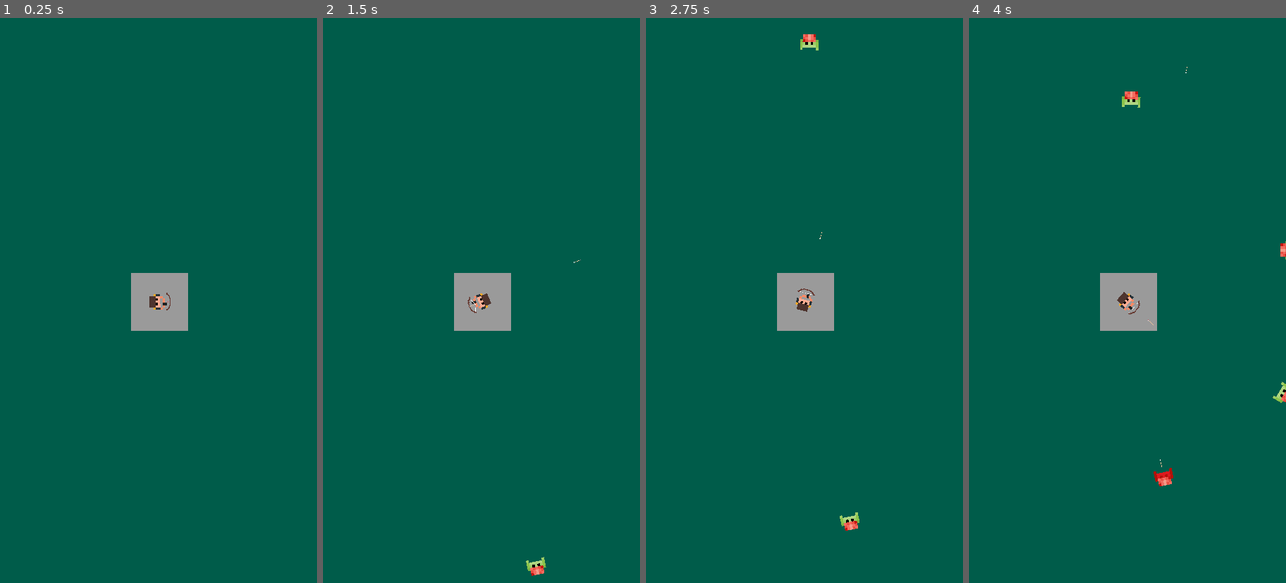
Above: before the commit, frames 1-4 (left to right).
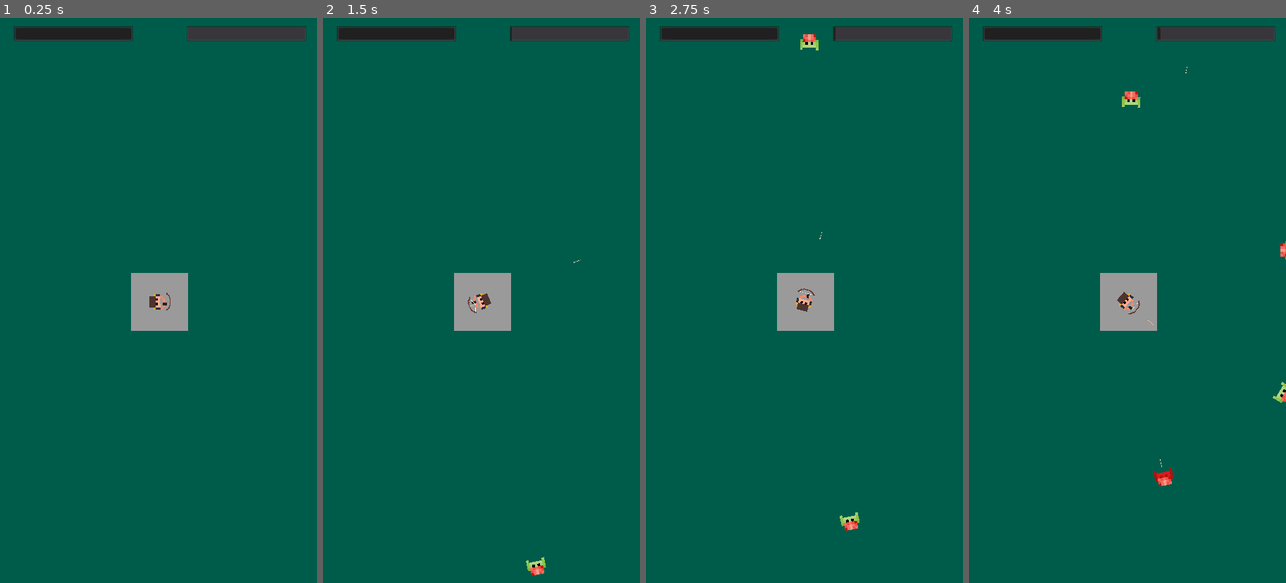
Above: after the commit, the same moments.

Repository: Boyquotes/medieval-zombie-shooter
Game: Godot game, scene res://src/Game.tscn
Two runs of this game, one before a commit and one after it. Both use one fixed random seed, a clock stepped at 60 frames per second and the inputs below.
Inputs (mouse positions are in pixels of both pictures, inside the frame that each line leads up to):
- Up to frame 1 (0.25 s): no input
- Up to frame 2 (1.5 s): tap Enter at 0.5 s; move the mouse to (551, 272) at 0.52 s; click (551, 272) at 0.67 s; drag from (418, 328) to (551, 272) at 1.27 s
- Up to frame 3 (2.75 s): move the mouse to (836, 176) at 2.02 s; click (836, 176) at 2.17 s
- Up to frame 4 (4 s): drag from (1111, 413) to (1171, 520) at 2.77 s; move the mouse to (1222, 385) at 3.52 s; click (1222, 385) at 3.67 s

The runs differ from the first frame. In frame 1, 2.0% of the frame differs, in the area x 4-97%, y 1-5%; in frame 2, 2.0%; in frame 3, 2.0%; in frame 4, 2.0%.

Commit message:
add life and wave bar

Diff:
--- a/game/src/Game.gd
+++ b/game/src/Game.gd
@@ -1,15 +1,20 @@
 extends Node2D
 
 const ZOMBIE = preload("res://src/actors/zombies/Zombie.tscn")
-
 # defines how far away the zombie can spawn outside of the screen
 const SCREEN_MARGIN = 50
+
+onready var life_bar = $LifeBar
+onready var wave_bar = $WaveProgressBar
+
+var damage = 0
 
 func _ready() -> void:
 	randomize()
 
 func _on_Timer_timeout() -> void:
 	_spawn_zombie()
+	life_bar.value -= damage
 
 
 func _spawn_zombie() -> void:
@@ -27,3 +32,14 @@
 			zombie.position = Vector2(rand_range( Global.SCREEN_WIDTH, Global.SCREEN_WIDTH + SCREEN_MARGIN),rand_range(0  , Global.SCREEN_HEIGHT ))
 
 	add_child(zombie)
+
+	wave_bar.value += 1
+
+
+
+func _on_Castle_zombie_died():
+	damage -= 1
+
+
+func _on_Castle_zombie_entered():
+	damage += 1
--- a/game/src/Game.tscn
+++ b/game/src/Game.tscn
@@ -23,4 +23,23 @@
 [node name="Timer" type="Timer" parent="."]
 autostart = true
 
+[node name="LifeBar" type="ProgressBar" parent="."]
+margin_left = 31.0
+margin_top = 18.0
+margin_right = 303.0
+margin_bottom = 53.0
+step = 1.0
+value = 100.0
+percent_visible = false
+
+[node name="WaveProgressBar" type="ProgressBar" parent="."]
+margin_left = 424.0
+margin_top = 18.0
+margin_right = 696.0
+margin_bottom = 53.0
+step = 1.0
+percent_visible = false
+
+[connection signal="zombie_died" from="Castle" to="." method="_on_Castle_zombie_died"]
+[connection signal="zombie_entered" from="Castle" to="." method="_on_Castle_zombie_entered"]
 [connection signal="timeout" from="Timer" to="." method="_on_Timer_timeout"]
--- a/game/src/actors/armory/ammunition/arrow/Arrow.gd
+++ b/game/src/actors/armory/ammunition/arrow/Arrow.gd
@@ -5,7 +5,6 @@
 var target
 
 func shoot(target:Vector2, power:float) -> void:
-	print(power)
 	var direction = -(global_position - target).normalized()
 	apply_central_impulse(Vector2(direction.x, direction.y) * SPEED * power)
 
--- /dev/null
+++ b/game/src/actors/castle/Castle.gd
@@ -0,0 +1,11 @@
+extends Node2D
+
+signal zombie_entered
+signal zombie_died
+
+func _on_ZombieDetector_body_entered(body):
+	emit_signal("zombie_entered")
+
+
+func _on_ZombieDetector_body_exited(body):
+	emit_signal("zombie_died")
--- a/game/src/actors/castle/Castle.tscn
+++ b/game/src/actors/castle/Castle.tscn
@@ -1,4 +1,6 @@
-[gd_scene load_steps=3 format=2]
+[gd_scene load_steps=4 format=2]
+
+[ext_resource path="res://src/actors/castle/Castle.gd" type="Script" id=1]
 
 [sub_resource type="CircleShape2D" id=1]
 radius = 149.459
@@ -7,8 +9,11 @@
 extents = Vector2( 64.5, 66 )
 
 [node name="Castle" type="Node2D"]
+script = ExtResource( 1 )
 
 [node name="ZombieDetector" type="Area2D" parent="."]
+collision_layer = 4
+collision_mask = 4
 
 [node name="CollisionShape2D" type="CollisionShape2D" parent="ZombieDetector"]
 shape = SubResource( 1 )
@@ -25,3 +30,6 @@
 [node name="CollisionShape2D" type="CollisionShape2D" parent="StaticBody2D"]
 position = Vector2( 1.5, -1 )
 shape = SubResource( 2 )
+
+[connection signal="body_entered" from="ZombieDetector" to="." method="_on_ZombieDetector_body_entered"]
+[connection signal="body_exited" from="ZombieDetector" to="." method="_on_ZombieDetector_body_exited"]
--- a/game/src/actors/zombies/Zombie.tscn
+++ b/game/src/actors/zombies/Zombie.tscn
@@ -30,8 +30,8 @@
 
 [node name="Zombie" type="KinematicBody2D"]
 scale = Vector2( 6, 6 )
-collision_layer = 3
-collision_mask = 3
+collision_layer = 7
+collision_mask = 7
 script = ExtResource( 8 )
 
 [node name="CollisionShape2D" type="CollisionShape2D" parent="."]
